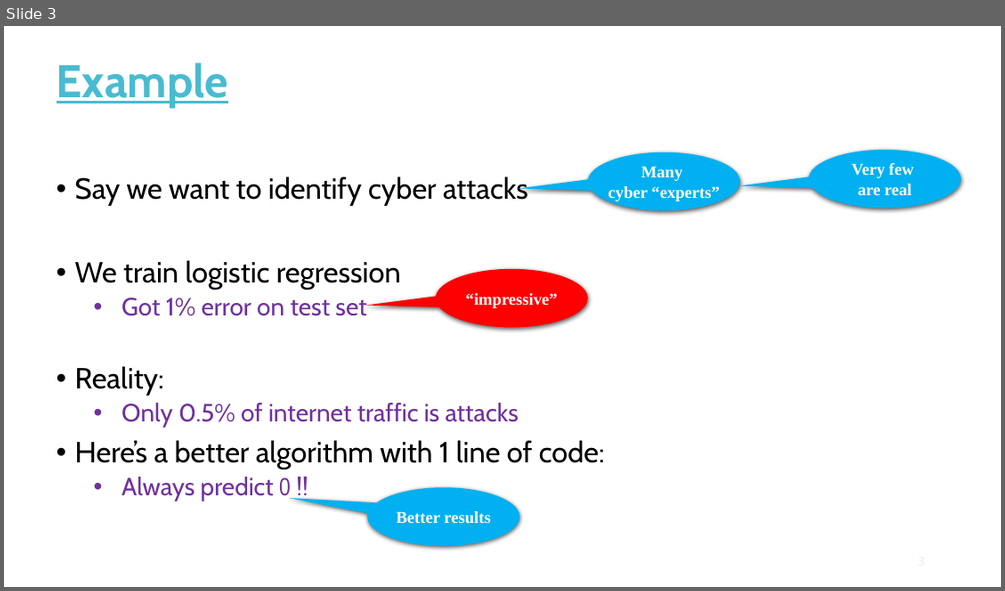
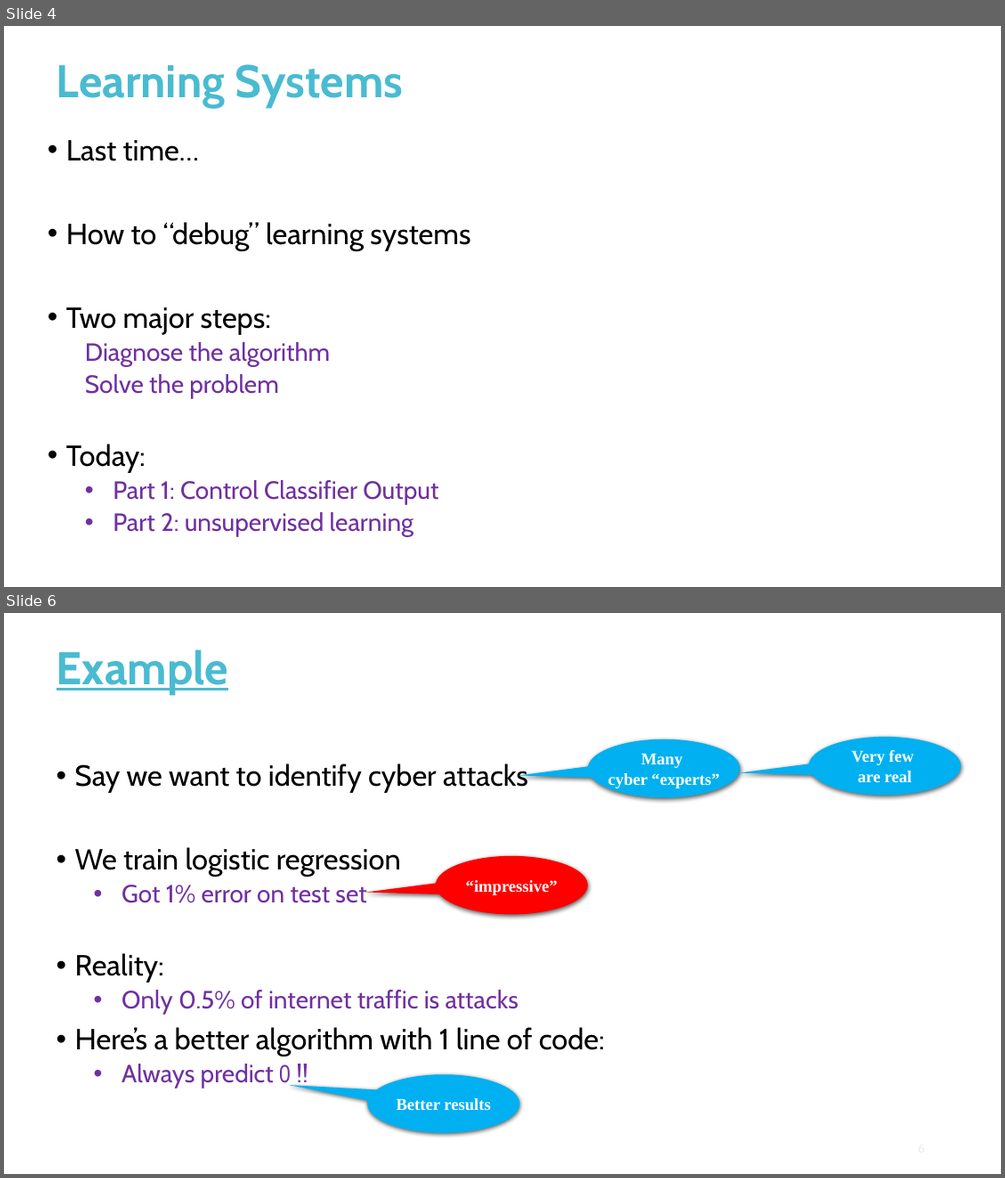
Before and after one commit to moran-abitbul/PreFix, a slide deck: server/uploads/Chapter6.pptx. Shown one above the other, each under a label of ours: slide 3 before the commit, slides 4 and 6 after it; the slides between them are not shown. The pictures are 1005x591 and 1005x1178 pixels, drawn with LibreOffice and Linux fonts; fonts in the diff are those of the drawing. Boxes give left, top, right and bottom in pixels: in the first picture for what was removed or moved away, otherwise in the second. Text is boxed around its words. In the diff, an @@ line names an element or a change of style, - is before the commit and + after.

```diff
--- a/server/uploads/Chapter6.pptx
+++ b/server/uploads/Chapter6.pptx
@@ slide 4 added at (4,26,1001,587), background #FFFFFF @@
@@ title added at (57,64,404,107), 44 pt, text #49BBD1, bold @@
+Learning Systems
@@ text added at (66,140,470,536), 24 pt, text #7030A0 @@
+• Last time…
+• How to “debug” learning systems
+• Two major steps:
+  Diagnose the algorithm
+  Solve the problem
+• Today:
+  • Part 1: Control Classifier Output
+  • Part 2: unsupervised learning
@@ what was slide 3 is now slide 6 @@
```
Also in this commit, not shown: 2 slides changed, 2 other slides added, 8 other files.
